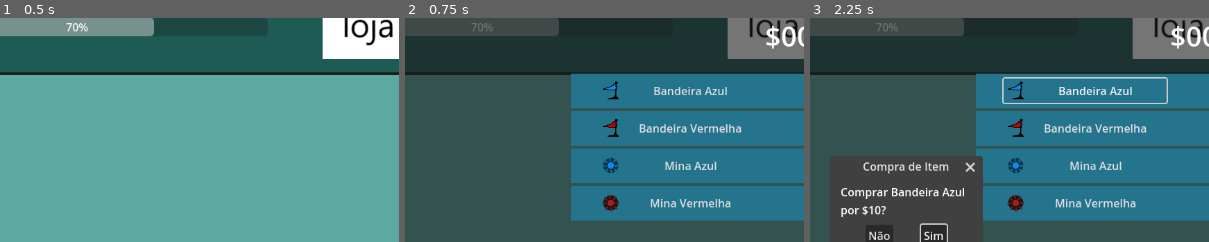
Above: before the commit, frames 1-3 (left to right).
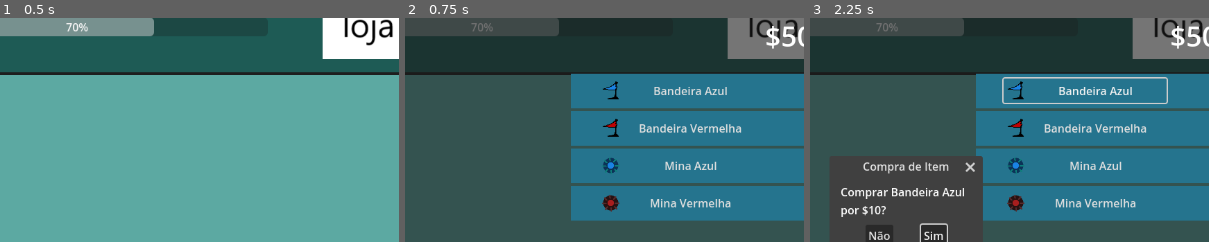
Above: after the commit, the same moments.

Repository: yuris2024/minesweeper
Game: Godot game, scene res://base_scripts/GameManager.tscn
Two runs of this game, one before a commit and one after it. Both use one fixed random seed, a clock stepped at 60 frames per second and the inputs below.
Inputs:
- Up to frame 1 (0.5 s): no input
- Up to frame 2 (0.75 s): click "$500" at 0.5 s
- Up to frame 3 (2.25 s): click "NOVO QUADRO" at 1.25 s; click "Bandeira Azul" at 2 s
The pictures show only the part of the screen within x 38-88%, y 7-57%; the shares and areas given below are measured in that part.

Frame 1 is identical in both runs. In frame 2, 0.1% of the frame differs, in the area x 94-98%, y 3-13%; in frame 3, 0.1%.

Commit message:
Change coin set/add functions to update shop too

Diff:
--- a/base_scripts/GameManager.gd
+++ b/base_scripts/GameManager.gd
@@ -117,12 +117,16 @@
 	if cells_to_flag >= 0:
 		_set_flagger(cells_to_flag)
 
+func _set_coins(qty):
+	coins = qty
+	$Panel/Vboxcontainer/Header/ShopButton/CoinCounter.text = _format_coins(coins)
+	$Shop/VBoxContainer/Header/Label.text = _format_coins(coins)
+
 func _add_coins(qty):
-	coins += qty
-	_format_coins(coins)
+	_set_coins(coins + qty)
 
-func _format_coins(qty):
-	$Panel/Vboxcontainer/Header/ShopButton/CoinCounter.text = '$' + str(qty)
+func _format_coins(qty) -> String:
+	return '$' + str(qty)
 
 func format_counter(num):
 	if num < 10:
